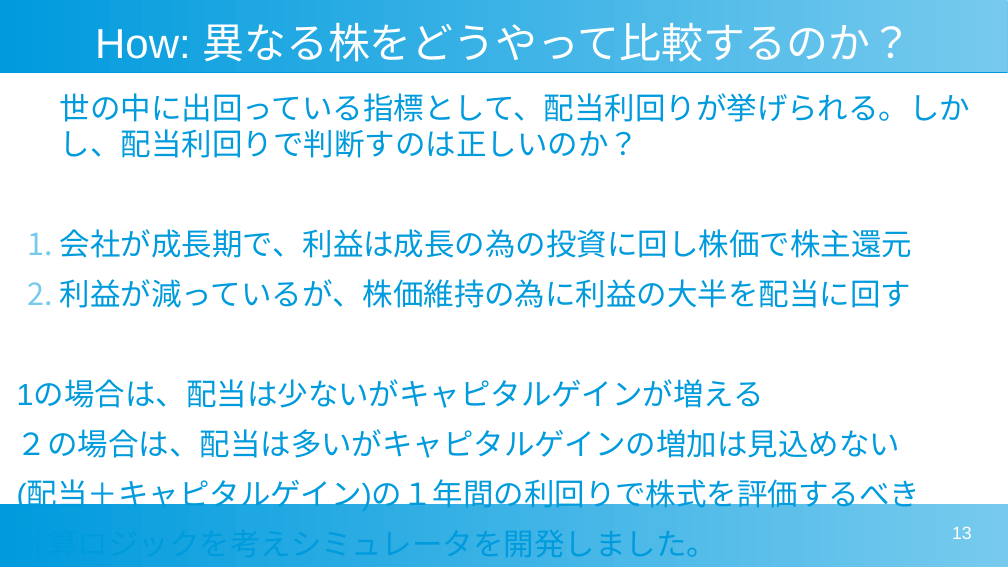
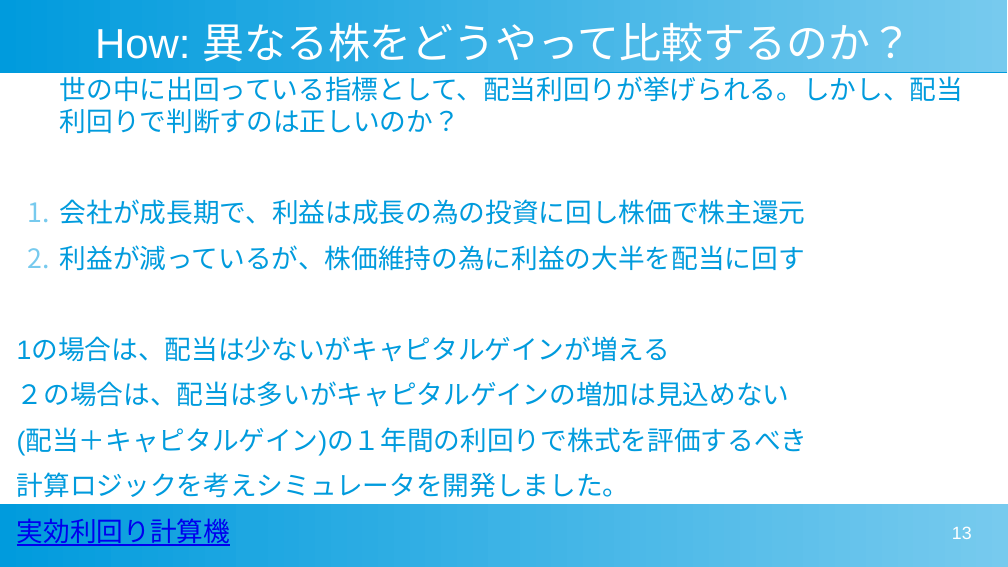
Before and after one commit to TatsuyaFukunaga/stock-search, a slide deck: slide 13 of mentor.pptx. Drawn at 1008x567 pixels with LibreOffice and Linux fonts; fonts in the diff are those of the drawing. Boxes give left, top, right and bottom in pixels: in the first picture for what was removed or moved away, otherwise in the second. Text is boxed around its words. In the diff, an @@ line names an element or a change of style, - is before the commit and + after.

```diff
--- a/mentor.pptx
+++ b/mentor.pptx
@@ text "世の中に出回っている指標として、配当利回りが挙げられる。しかし、配当利回りで判断すのは正しいのか？": place and size @@
-text "世の中に出回っている指標として、配当利回りが挙げられる。しかし、配当利回りで判断すのは正しいのか？" at box(17, 93, 970, 564)
+text "世の中に出回っている指標として、配当利回りが挙げられる。しかし、配当利回りで判断すのは正しいのか？" at box(17, 72, 963, 498)
@@ text "世の中に出回っている指標として、配当利回りが挙げられる。しかし、配当利回りで判断すのは正しいのか？" at box(17, 72, 963, 498): size 24 to 21 pt @@
```
Also in this commit, not shown: 5 other slides changed.
